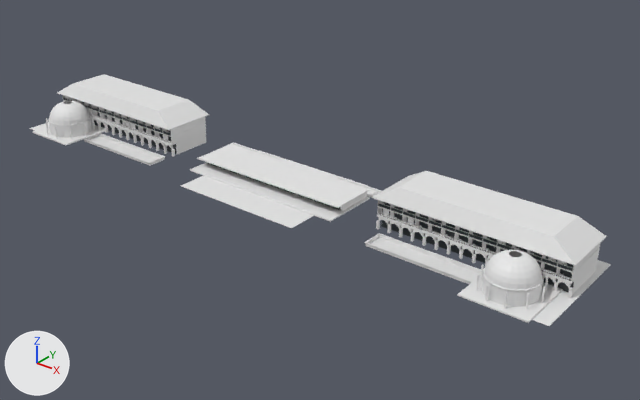
The FBX model FacilityOps/Assets/_Game/Resources/Art/Resort/E6-6_Arq_T2.fbx: old version first, new version second.
Before and after are seen from a 50 mm camera at (642.0, 326.0, 144.0) aimed at (466.0, 546.0, 8.0). Arrows for +X, +Y and +Z are at lower left; the lights stay in place. The first picture is the older version. Where no turn or scale is listed for an object, it has been applied to the vertices. Vertices at exactly the same position are counted once.

Objects in the first picture: 'E6-6_Arq_T2'.
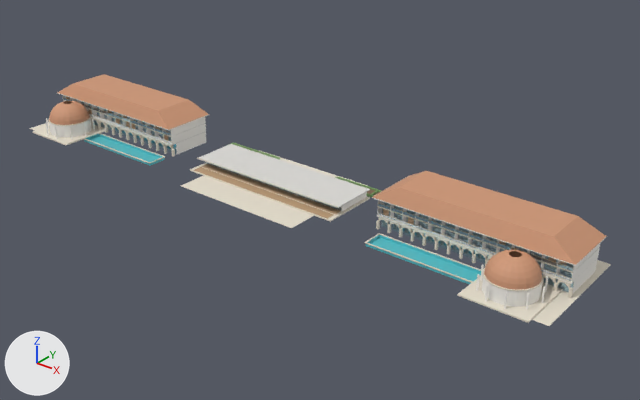
Edits to the bpy script that builds the scene:
```text
Add mat_brise:
    mat_brise = principled_material('brise')
    mat_brise.base_color = (0.44, 0.28, 0.15)  # brown #b1906c
    mat_brise.roughness = 0.51
Add mat_vidro:
    mat_vidro = principled_material('vidro')
    mat_vidro.base_color = (0.38, 0.56, 0.66)  # blue #a6c5d4
    mat_vidro.metallic = 0.8
    mat_vidro.roughness = 0.055
Add mat_latao:
    mat_latao = principled_material('latao')
    mat_latao.base_color = (0.72, 0.55, 0.26)  # beige #ddc48b
    mat_latao.metallic = 1.0
    mat_latao.roughness = 0.31
Add mat_terracota:
    mat_terracota = principled_material('terracota')
    mat_terracota.base_color = (0.62, 0.31, 0.18)  # brown #ce9776
    mat_terracota.roughness = 0.675
Add mat_travertino:
    mat_travertino = principled_material('travertino')
    mat_travertino.base_color = (0.8, 0.74, 0.62)  # pale yellow #e7dfce
    mat_travertino.roughness = 0.575
Add mat_estuque:
    mat_estuque = principled_material('estuque')
    mat_estuque.base_color = (0.93, 0.91, 0.86)  # white #f7f5ef
    mat_estuque.roughness = 0.75
Add mat_marmore:
    mat_marmore = principled_material('marmore')
    mat_marmore.base_color = (0.92, 0.91, 0.89)  # white #f6f5f2
    mat_marmore.roughness = 0.21
Add mat_concreto:
    mat_concreto = bpy.data.materials.new('concreto')
    # colours: light grey #dddbd7
    # uses the picture img_concreto_normal_jpg
    # uses the picture img_concreto_roughness_jpg
Add mat_verde:
    mat_verde = principled_material('verde')
    mat_verde.base_color = (0.2, 0.36, 0.13)  # green #7ca265
    mat_verde.roughness = 0.875
Add mat_tecido:
    mat_tecido = principled_material('tecido')
    mat_tecido.base_color = (0.94, 0.92, 0.86)  # white #f8f6ef
    mat_tecido.roughness = 0.915
Add mat_aco_preto:
    mat_aco_preto = principled_material('aco_preto')
    mat_aco_preto.base_color = (0.04, 0.04, 0.045)  # dark grey #38383c
    mat_aco_preto.metallic = 0.85
    mat_aco_preto.roughness = 0.475
Add mat_teca:
    mat_teca = principled_material('teca')
    mat_teca.base_color = (0.52, 0.34, 0.19)  # brown #bf9e79
    mat_teca.roughness = 0.575
Add mat_azulejo:
    mat_azulejo = principled_material('azulejo')
    mat_azulejo.base_color = (0.1, 0.56, 0.62)  # cyan #59c5ce
    mat_azulejo.roughness = 0.175
Change me_arq_t2_001:
    where me_arq_t2_001.from_pydata(...)  # 9380 vertices, 5403 faces; spans x 334.0..566.0, y 517.0..561.0, z 10.0..28.0
    remove me_arq_t2_001.materials.append(mat_basalto_001)  # white #e7e7e7
    remove me_arq_t2_001.materials.append(mat_madeira_escura_001)  # white #e7e7e7
    me_arq_t2_001 part 1: all 1226 faces that had it switch from mat_travertino_001 (white #e7e7e7) to mat_travertino (pale yellow #e7dfce)
    me_arq_t2_001 part 2: all 659 faces that had it switch from mat_estuque_001 (white #e7e7e7) to mat_estuque (white #f7f5ef)
    me_arq_t2_001 part 3: all 10 faces that had it switch from mat_teca_001 (white #e7e7e7) to mat_teca (brown #bf9e79)
    me_arq_t2_001 part 4: all 960 faces that had it switch from mat_brise_001 (white #e7e7e7) to mat_brise (brown #b1906c)
    me_arq_t2_001 part 5: all 115 faces that had it switch from mat_vidro_001 (dark grey #30383c) to mat_vidro (blue #a6c5d4)
    me_arq_t2_001 part 6: all 294 faces that had it switch from mat_latao_001 (white #e7e7e7) to mat_latao (beige #ddc48b)
    me_arq_t2_001 part 7: all 250 faces that had it switch from mat_terracota_001 (white #e7e7e7) to mat_terracota (brown #ce9776)
    me_arq_t2_001 part 8: all 75 faces that had it switch from mat_azulejo_001 (white #e7e7e7) to mat_azulejo (cyan #59c5ce)
    me_arq_t2_001 part 9: all 244 faces that had it switch from mat_aco_preto_001 (white #e7e7e7) to mat_aco_preto (dark grey #38383c)
    me_arq_t2_001 part 10: all 982 faces that had it switch from mat_marmore_001 (white #e7e7e7) to mat_marmore (white #f6f5f2)
    me_arq_t2_001 part 11: all 38 faces that had it switch from mat_concreto_001 to mat_concreto
    me_arq_t2_001 part 12: all 320 faces that had it switch from mat_tecido_001 (white #e7e7e7) to mat_tecido (white #f8f6ef)
    me_arq_t2_001 part 13: all 70 faces that had it switch from mat_verde_001 (white #e7e7e7) to mat_verde (green #7ca265)
    add me_arq_t2_001.materials.append(mat_basalto)  # dark grey #656569
    add me_arq_t2_001.materials.append(mat_madeira_escura)  # brown #7c614b
```

Changed parts and their boxes (x1, y1, x2, y2) in the pictures (640 x 400 px):
part 1 of me_arq_t2_001, recoloured
    both: (30, 100, 611, 326)
part 2 of me_arq_t2_001, recoloured
    both: (46, 93, 607, 309)
part 3 of me_arq_t2_001, recoloured (white to brown)
    both: (194, 164, 340, 219)
part 4 of me_arq_t2_001, recoloured
    both: (66, 96, 567, 266)
part 5 of me_arq_t2_001, recoloured
    both: (64, 98, 574, 292)
part 6 of me_arq_t2_001, recoloured
    both: (63, 97, 571, 279)
part 7 of me_arq_t2_001, recoloured
    both: (49, 74, 606, 290)
part 8 of me_arq_t2_001, recoloured
    both: (84, 134, 481, 284)
part 9 of me_arq_t2_001, recoloured
    both: (97, 112, 560, 274)
part 10 of me_arq_t2_001, recoloured
    both: (90, 114, 572, 284)
part 11 of me_arq_t2_001, recoloured
    both: (76, 101, 599, 278)
part 12 of me_arq_t2_001, recoloured
    both: (74, 100, 564, 276)
part 13 of me_arq_t2_001, recoloured
    both: (224, 143, 381, 198)
